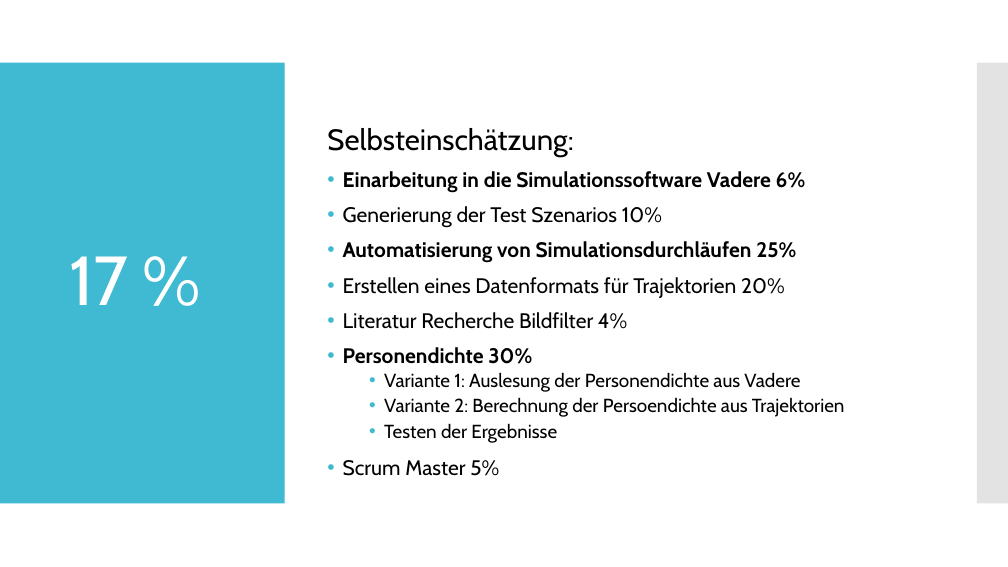
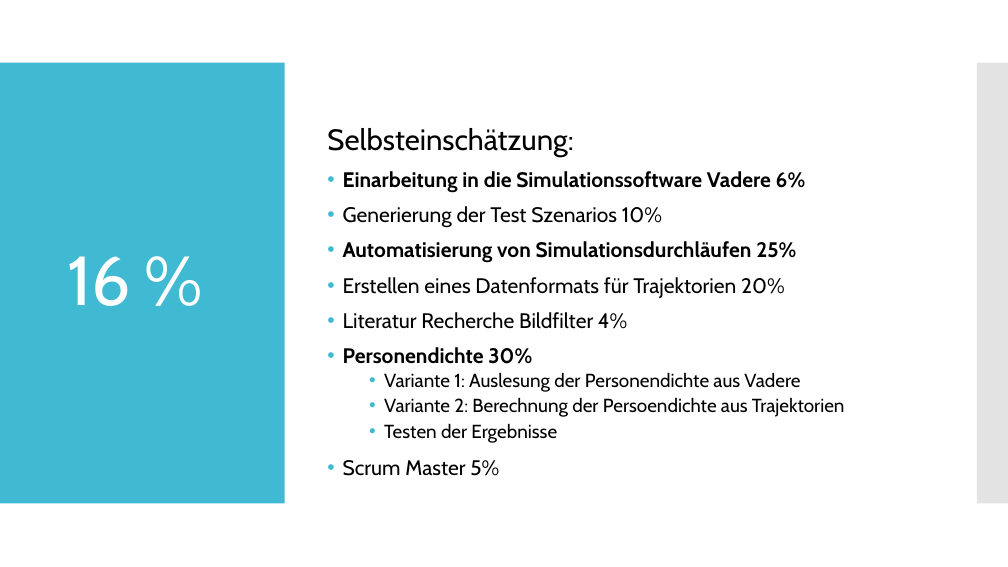
Before and after one commit to Datagroup-ModSim/ModSim17-data-generation-filters, a slide deck: slide 29 of presentations/Datenerzeugung und Datenanalyse_Sprint1_formatiert.pptx. Drawn at 1008x567 pixels with LibreOffice and Linux fonts; fonts in the diff are those of the drawing. Boxes give left, top, right and bottom in pixels: in the first picture for what was removed or moved away, otherwise in the second. Text is boxed around its words. In the diff, an @@ line names an element or a change of style, - is before the commit and + after.

```diff
--- a/presentations/Datenerzeugung und Datenanalyse_Sprint1_formatiert.pptx
+++ b/presentations/Datenerzeugung und Datenanalyse_Sprint1_formatiert.pptx
@@ title at (67,256,130,306): text changed @@
-17 %
+16 %
```
Also in this commit, not shown: 8 other slides changed, 1 slide removed.
